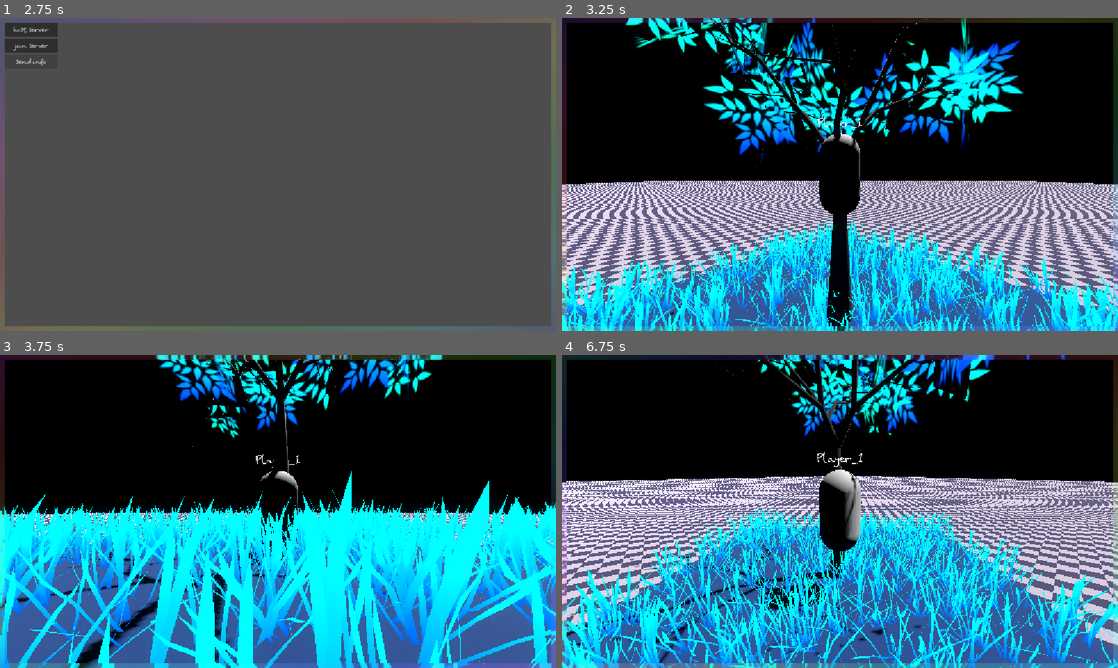
Above: before the commit, frames 1-4 (two rows, left to right).
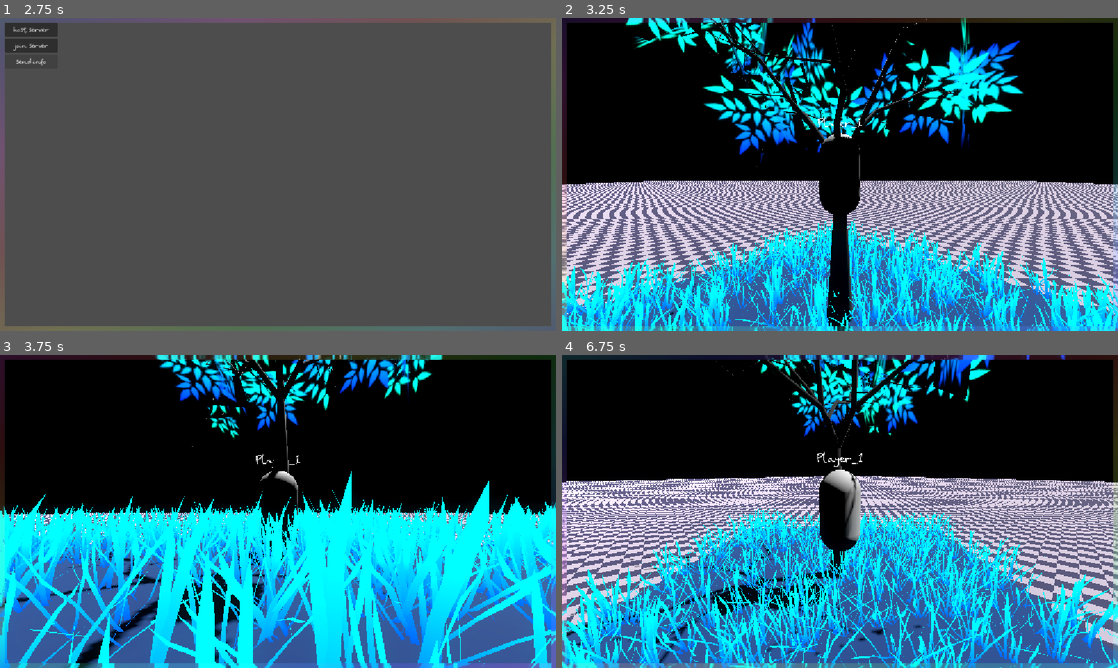
Above: after the commit, the same moments.

Repository: arcanyaquintessence/OVERPOWER
Game: Godot game, scene res://overpower/root.tscn
Same seed, same stepped clock (60 frames per second), same inputs: the game is played once before the commit and once after it.
Inputs (mouse positions are in pixels of both pictures, inside the frame that each line leads up to):
- Up to frame 1 (2.75 s): click "send info" at 0.5 s; click "send info" at 1.25 s; click "send info" at 2 s
- Up to frame 2 (3.25 s): click "host server" at 2.75 s
- Up to frame 3 (3.75 s): move the mouse to (400, 495) at 3.52 s; tap A (l) at 3.6 s; click (400, 495) at 3.67 s
- Up to frame 4 (6.75 s): tap Space (jump) at 3.77, 4.52, 6.02 s; tap D (r) at 3.8, 4.35, 5.3 s; move the mouse to (812, 511) at 4.27 s; tap A (l) at 4.55, 6.05, 6.6 s; move the mouse to (851, 505) at 5.02 s; tap S (bw) at 5.1 s; move the mouse to (834, 517) at 5.77 s; tap W (fw) at 5.85 s; move the mouse to (878, 514) at 6.52 s

Frame 1 is identical in both runs. In frame 2, less than 0.1% of the frame differs, in the area x 49-54%, y 36-44%; in frame 3, 0.6%, in the area x 26-52%, y 2-86%; in frame 4, 0.4%.

Commit message:
attempt arraymesh generation

Diff:
--- /dev/null
+++ b/overpower/environment/tree/tree.gd
@@ -0,0 +1,49 @@
+extends Node3D
+
+@onready var mesh: MeshInstance3D = $MeshInstance3D
+
+func _ready() -> void:
+	#setup arrays
+	var surface_array = []
+	surface_array.resize(Mesh.ARRAY_MAX)
+	var verts = PackedVector3Array()
+	var uvs = PackedVector2Array()
+	var normals = PackedVector3Array()
+	var indices = PackedInt32Array()
+
+	#actual mesh stuff
+
+	verts = PackedVector3Array([
+		Vector3(0, 0, 0),
+		Vector3(0, 0, 1),
+		Vector3(1, 0, 0),
+		Vector3(1, 0, 1),
+	])
+
+	uvs = PackedVector2Array([
+		Vector2(0, 0),
+		Vector2(1, 0),
+		Vector2(0, 1),
+		Vector2(1, 1),
+	])
+
+	normals = PackedVector3Array([
+		Vector3.UP,
+		Vector3.UP,
+		Vector3.UP,
+		Vector3.UP,
+	])
+
+	#the numbers correspond to the indexes in verts
+	indices = PackedInt32Array([
+		0, 2, 1,
+		2, 3, 1,
+	])
+
+	#apply mesh
+	surface_array[Mesh.ARRAY_VERTEX] = verts
+	surface_array[Mesh.ARRAY_TEX_UV] = uvs
+	surface_array[Mesh.ARRAY_NORMAL] = normals
+	surface_array[Mesh.ARRAY_INDEX] = indices
+
+	mesh.mesh.add_surface_from_arrays(Mesh.PRIMITIVE_TRIANGLES, surface_array)
--- a/overpower/root.tscn
+++ b/overpower/root.tscn
@@ -3,6 +3,7 @@
 [ext_resource type="Script" uid="uid://biutnfe033rdr" path="res://overpower/server/server.gd" id="1_pq8q7"]
 [ext_resource type="PackedScene" uid="uid://cyhohalyb6pu3" path="res://overpower/environment/sky/sky.tscn" id="1_wyelt"]
 [ext_resource type="PackedScene" uid="uid://cld8l2hsr56d5" path="res://overpower/maps/test_map/test_map.tscn" id="2_02dfw"]
+[ext_resource type="Script" uid="uid://d00ejbbeer0l1" path="res://overpower/environment/tree/tree.gd" id="5_mpt3s"]
 [ext_resource type="Shader" uid="uid://def2nm057ygai" path="res://overpower/vfx/border.gdshader" id="7_vyht1"]
 
 [sub_resource type="ShaderMaterial" id="ShaderMaterial_l8v81"]
@@ -16,6 +17,8 @@
 shader_parameter/opacity = 0.5
 shader_parameter/fading = 1.0
 shader_parameter/node_size = Vector2(64, 64)
+
+[sub_resource type="ArrayMesh" id="ArrayMesh_mpt3s"]
 
 [node name="Root" type="Node" unique_id=1874902670]
 
@@ -63,6 +66,12 @@
 [node name="Players" type="Node" parent="." unique_id=257373178]
 unique_name_in_owner = true
 
+[node name="Tree" type="Node3D" parent="." unique_id=414871352]
+script = ExtResource("5_mpt3s")
+
+[node name="MeshInstance3D" type="MeshInstance3D" parent="Tree" unique_id=1706027777]
+mesh = SubResource("ArrayMesh_mpt3s")
+
 [connection signal="pressed" from="CanvasLayer/MultiplayerMenu/HostServer" to="Server" method="_on_host_server_pressed"]
 [connection signal="pressed" from="CanvasLayer/MultiplayerMenu/JoinServer" to="Server" method="_on_join_server_pressed"]
 [connection signal="pressed" from="CanvasLayer/MultiplayerMenu/SendInformation" to="Server" method="_on_send_information_pressed"]
Not shown, added: overpower/environment/tree/tree.gd.uid
